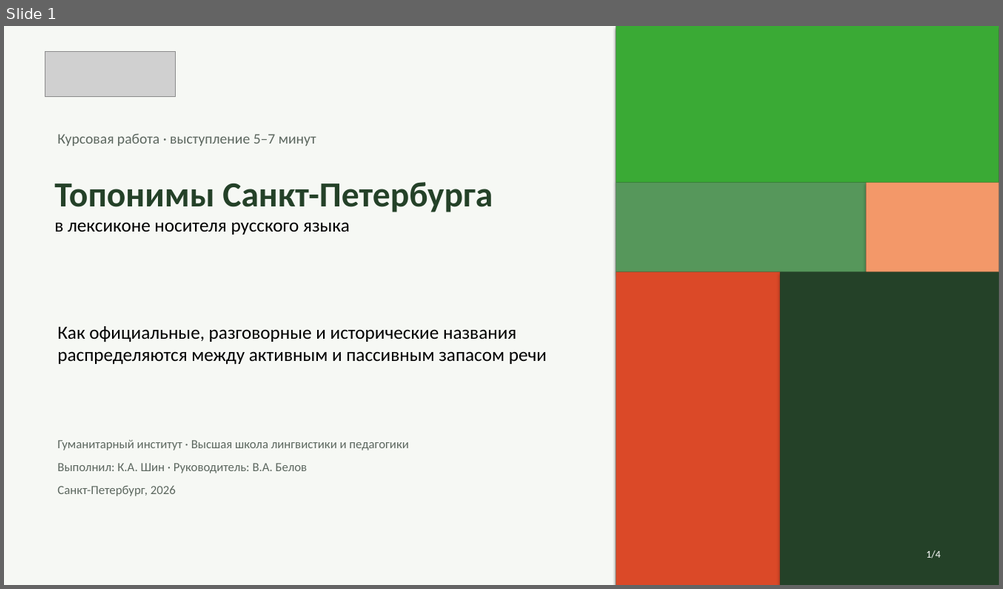
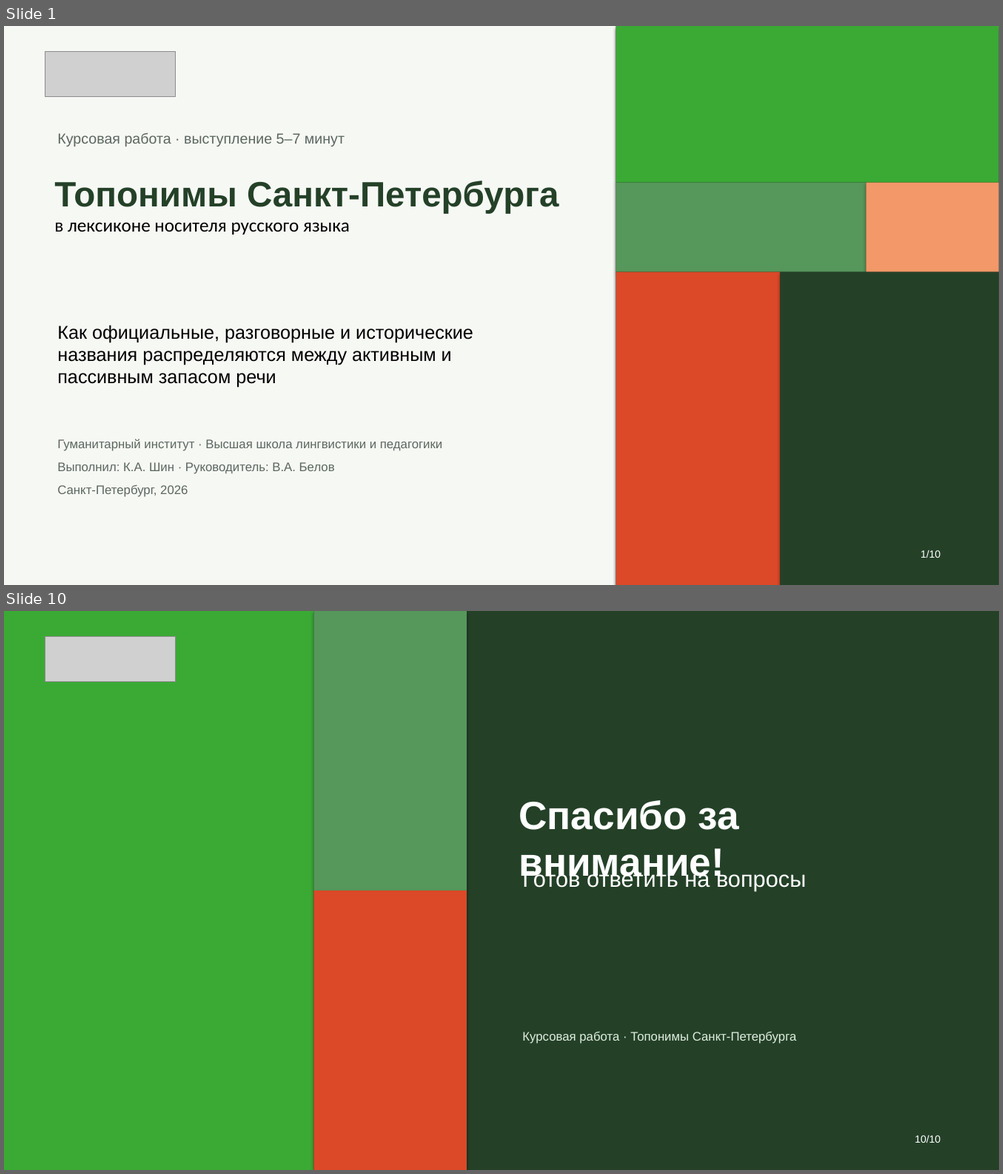
Before and after one commit to mdull2008/project, a slide deck: my_project.pptx. Shown one above the other, each under a label of ours: slide 1 before the commit, slides 1 and 10 after it; the slides between them are not shown. The pictures are 1003x589 and 1003x1174 pixels, drawn with LibreOffice and Linux fonts; fonts in the diff are those of the drawing; grey boxes stand for pictures. Boxes give left, top, right and bottom in pixels: in the first picture for what was removed or moved away, otherwise in the second. Text is boxed around its words. In the diff, an @@ line names an element or a change of style, - is before the commit and + after.

```diff
--- a/my_project.pptx
+++ b/my_project.pptx
@@ slide 10 added at [4, 611, 999, 1170], background #F6F8F4 @@
@@ rectangle added at [4, 611, 999, 1170], fill #244128 @@
@@ rectangle added at [4, 611, 313, 1170], fill #3AAA35 @@
@@ rectangle added at [313, 611, 466, 891], fill #56975B @@
@@ picture added at [45, 636, 176, 681] @@
@@ text added at [518, 800, 739, 884], 38 pt, text #FFFFFF, bold @@
+Спасибо за внимание!
@@ text added at [522, 869, 805, 891], 22 pt, text #FFFFFF @@
+Готов ответить на вопросы
@@ rectangle added at [313, 891, 466, 1170], fill #DB4928 @@
@@ text added at [522, 1032, 796, 1044], 12 pt, text #DFEDDE @@
+Курсовая работа · Топонимы Санкт-Петербурга
@@ text added at [914, 1136, 940, 1143], 10 pt, text #FFFFFF @@
+10/10
@@ slide 1 changed as well @@
@@ text "Топонимы Санкт-Петербурга в лексиконе носителя ..." at [54, 181, 558, 235]: font Calibri to Arial in "Топонимы Санкт-Петербурга" @@
@@ font Calibri to Arial in 3 elements at [57, 133, 344, 147], [57, 325, 473, 388], [57, 439, 442, 497] @@
@@ text at [920, 551, 940, 558]: text changed; font Calibri to Arial @@
-1/4
+1/10
```
Also in this commit, not shown: 2 other slides changed, 6 other slides added, 1 slide removed.
